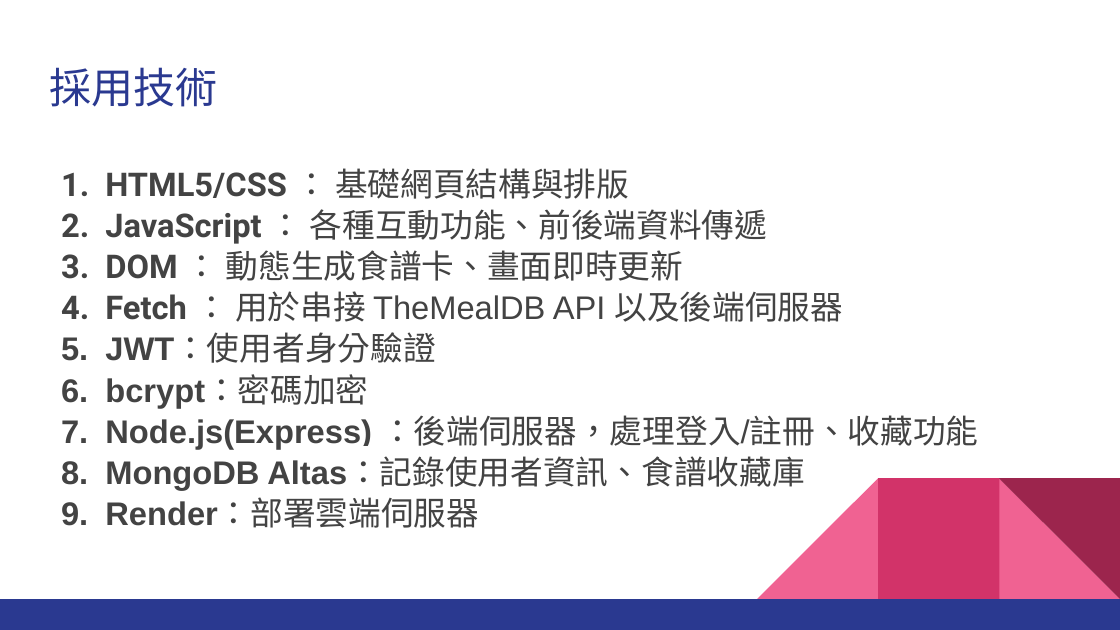
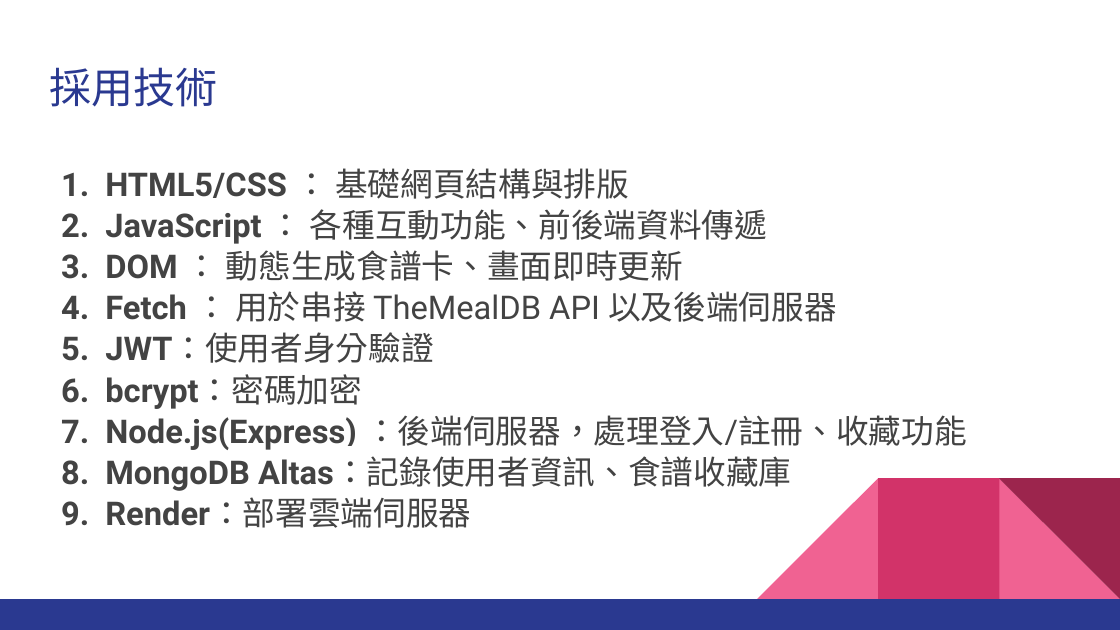
Before and after one commit to Web-Programming-Recipe-Finder/project, a slide deck: slide 5 of public/files/食譜搜尋器_01357026_01357028.pptx. Drawn at 1120x630 pixels with LibreOffice and Linux fonts; fonts in the diff are those of the drawing. Boxes give left, top, right and bottom in pixels: in the first picture for what was removed or moved away, otherwise in the second. Text is boxed around its words. In the diff, an @@ line names an element or a change of style, - is before the commit and + after.

```diff
--- a/public/files/食譜搜尋器_01357026_01357028.pptx
+++ b/public/files/食譜搜尋器_01357026_01357028.pptx
@@ text at (105,291,967,528): font Arial to Roboto in "TheMealDB API 以及後端伺服器", "JWT：使用者身分驗證", "bcrypt：密碼加密", "Node.js(Express) ：後端伺服器，處理登入/註冊、收藏功能" and 2 more places @@
```
Also in this commit, not shown: 3 other slides changed.
